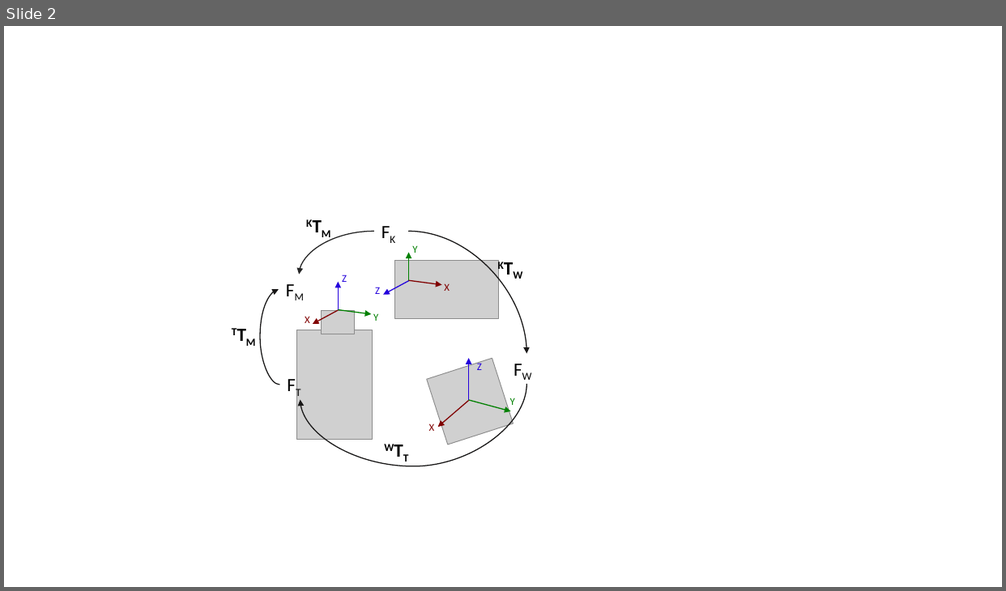
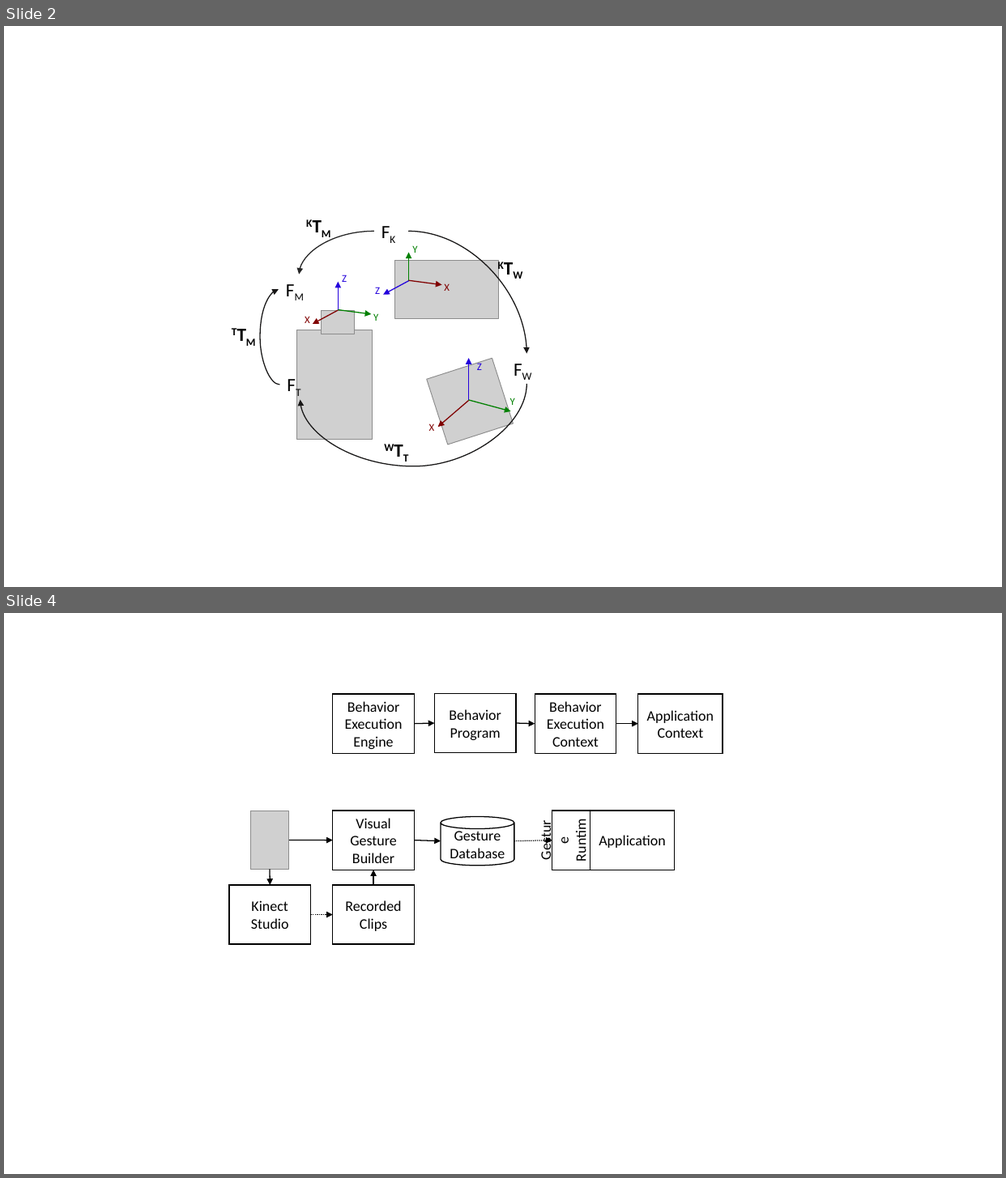
Before and after one commit to praveenv4k/indriya, a slide deck: docs/Misc/Pictures.pptx. Shown one above the other, each under a label of ours: slide 2 before the commit, slides 2 and 4 after it; the slides between them are not shown. The pictures are 1006x591 and 1006x1178 pixels, drawn with LibreOffice and Linux fonts; fonts in the diff are those of the drawing; grey boxes stand for pictures. Boxes give left, top, right and bottom in pixels: in the first picture for what was removed or moved away, otherwise in the second. Text is boxed around its words. In the diff, an @@ line names an element or a change of style, - is before the commit and + after.

```diff
--- a/docs/Misc/Pictures.pptx
+++ b/docs/Misc/Pictures.pptx
@@ slide 4 added at (4, 613, 1002, 1174), background #FFFFFF @@
@@ group added at (333, 694, 722, 753): 4 rectangles, 3 arrows @@
+Behavior
+Execution
+Engine
+Behavior
+Program
+Behavior Execution Context
+Application Context
@@ group added at (229, 811, 675, 944): 6 arrows, 5 rectangles, 1 cylinder, 1 picture @@
+Visual Gesture Builder
+Gesture Runtime
+Application
+Gesture
+Database
+Recorded Clips
+Kinect Studio
```
Also in this commit, not shown: 1 other slide added, 1 slide removed, 7 other files.
